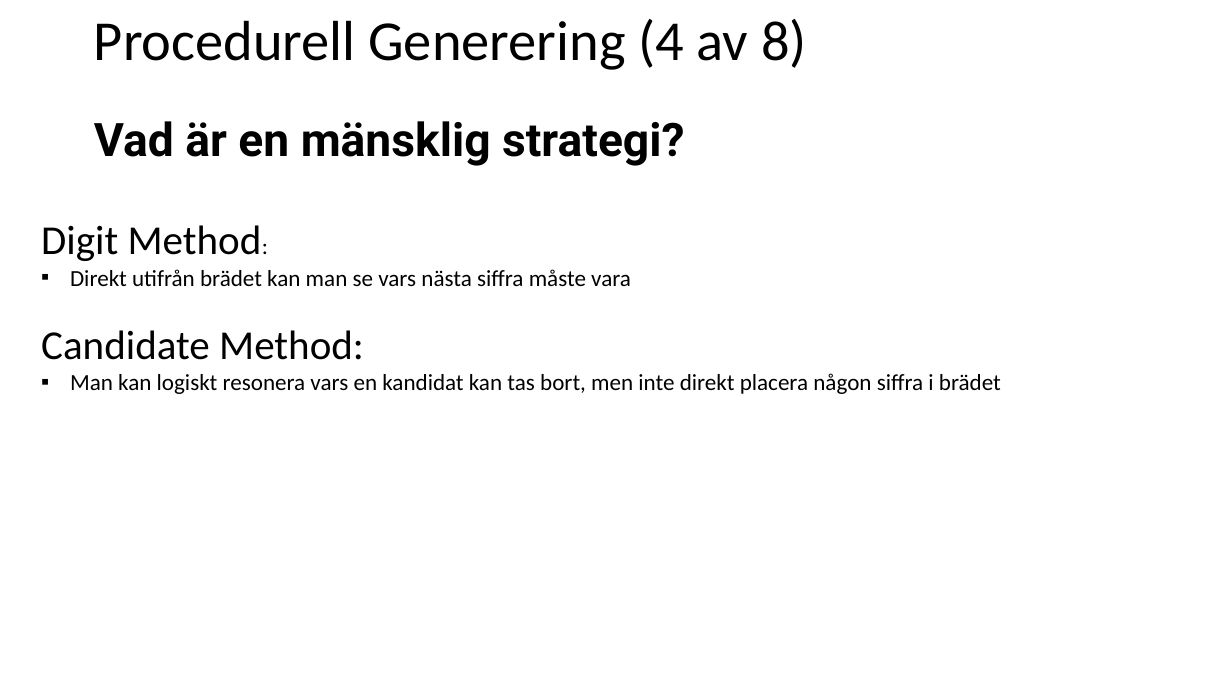
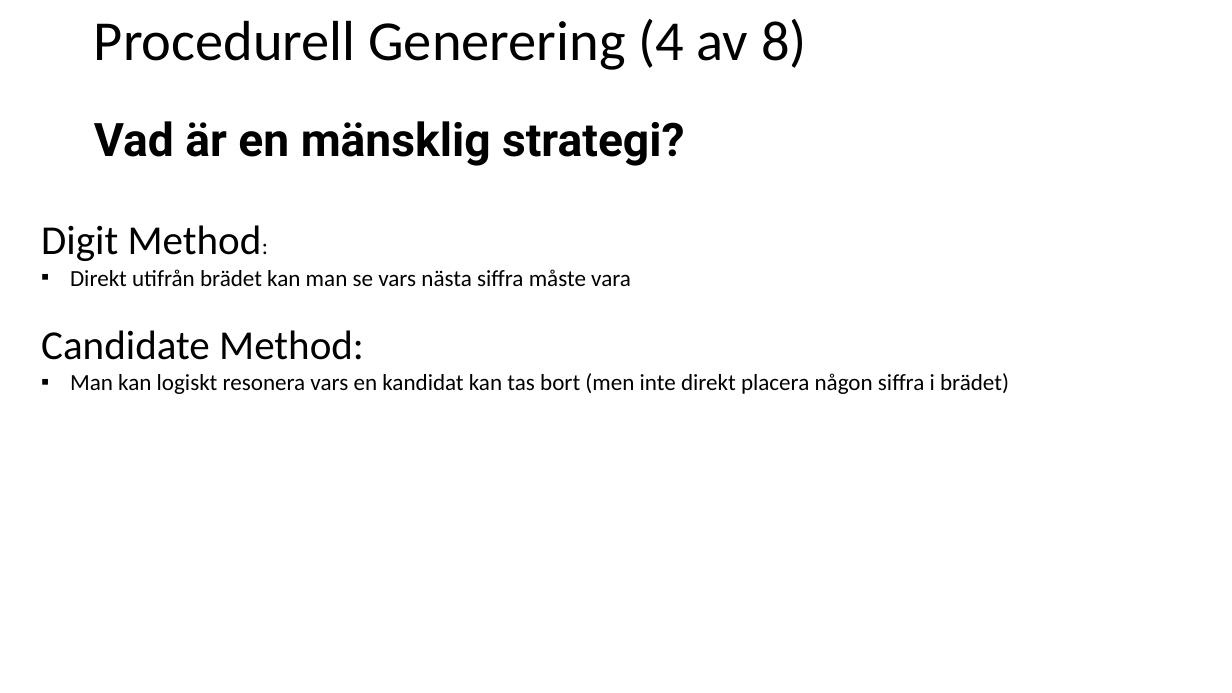
Before and after one commit to pythonpalle/sudoku, a slide deck: slide 7 of Procedurell_Generering_Prototyp.pptx. Drawn at 1232x693 pixels with LibreOffice and Linux fonts; fonts in the diff are those of the drawing. Boxes give left, top, right and bottom in pixels: in the first picture for what was removed or moved away, otherwise in the second. Text is boxed around its words. In the diff, an @@ line names an element or a change of style, - is before the commit and + after.

```diff
--- a/Procedurell_Generering_Prototyp.pptx
+++ b/Procedurell_Generering_Prototyp.pptx
@@ text at <box>70,373,1009,394</box>: text changed @@
-▪ Man kan logiskt resonera vars en kandidat kan tas bort, men inte direkt placera någon siffra i brädet
+▪ Man kan logiskt resonera vars en kandidat kan tas bort (men inte direkt placera någon siffra i brädet)
```
Also in this commit, not shown: 1 other slide changed, 6 other files.
